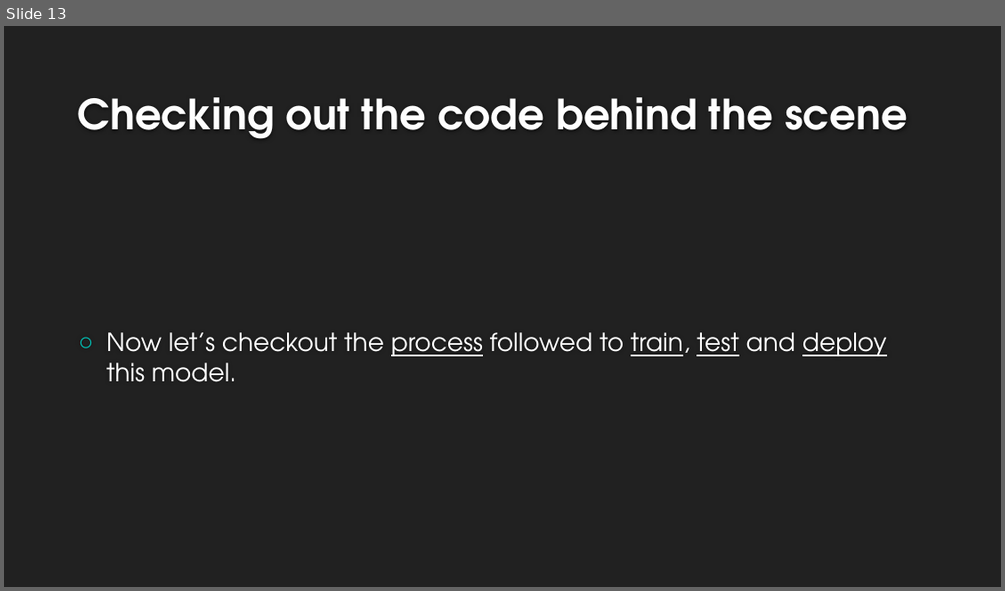
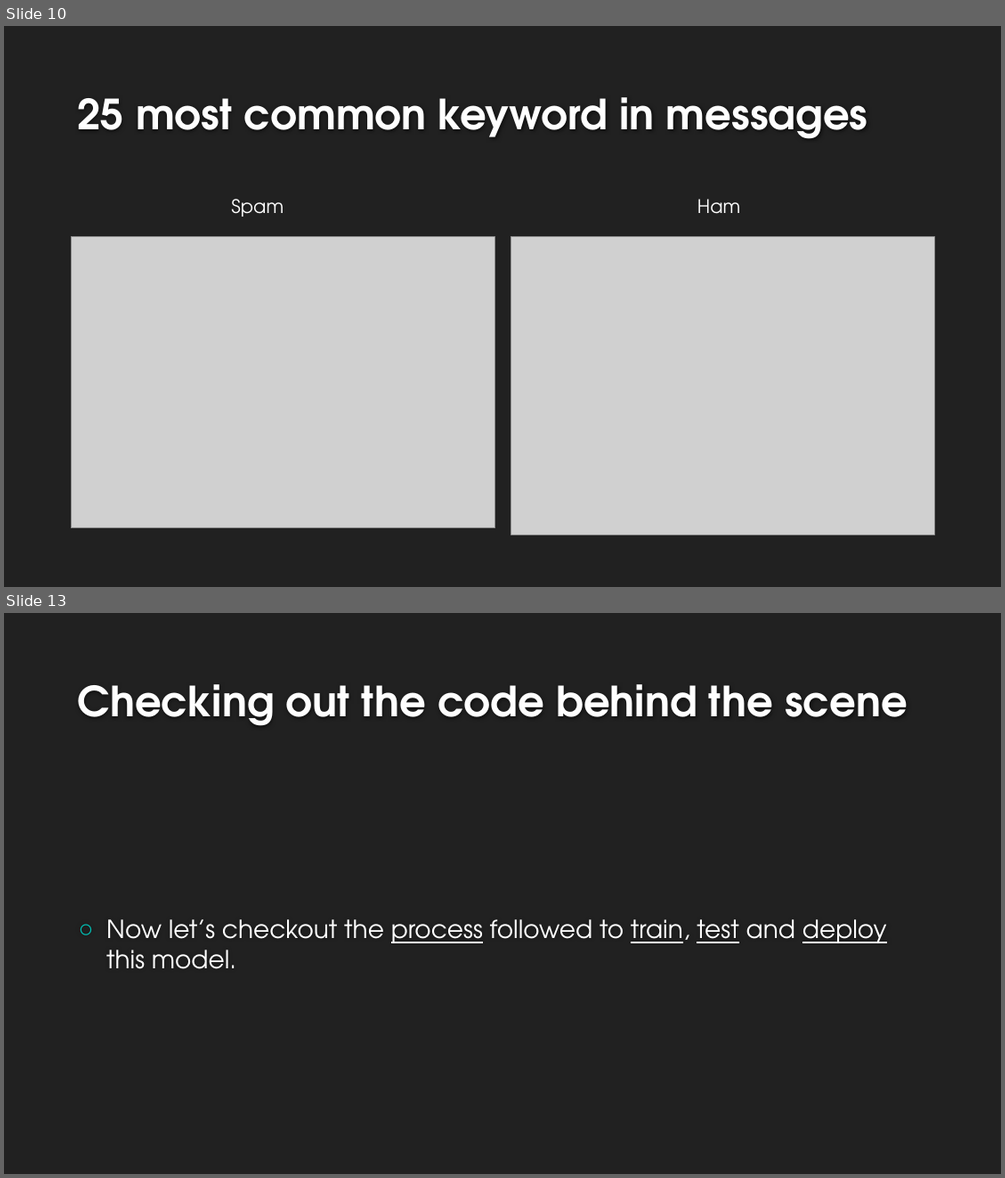
Before and after one commit to Sarvesh-Kesharwani/Spam_Classifier, a slide deck: ppt/Spam Classifier.pptx. Shown one above the other, each under a label of ours: slide 13 before the commit, slides 10 and 13 after it; the slides between them are not shown. The pictures are 1005x591 and 1005x1178 pixels, drawn with LibreOffice and Linux fonts; fonts in the diff are those of the drawing; grey boxes stand for pictures; background and template pictures are left out. Boxes give left, top, right and bottom in pixels: in the first picture for what was removed or moved away, otherwise in the second. Text is boxed around its words. In the diff, an @@ line names an element or a change of style, - is before the commit and + after.

```diff
--- a/ppt/Spam Classifier.pptx
+++ b/ppt/Spam Classifier.pptx
@@ slide 10 added at <box>4,26,1001,587</box>, background #212121 @@
@@ title added at <box>78,97,868,139</box>, 40 pt, text #FEFEFE, bold @@
+25 most common keyword in messages
@@ text added at <box>231,199,283,216</box>, 18 pt, text #FFFFFF @@
+Spam
@@ text added at <box>697,199,740,214</box>, 18 pt, text #FFFFFF @@
+Ham
@@ picture added at <box>72,237,495,528</box> @@
@@ picture added at <box>511,237,934,534</box> @@
```
Also in this commit, not shown: 5 slides changed, 6 other slides added, 9 slides removed, 3 other files.
